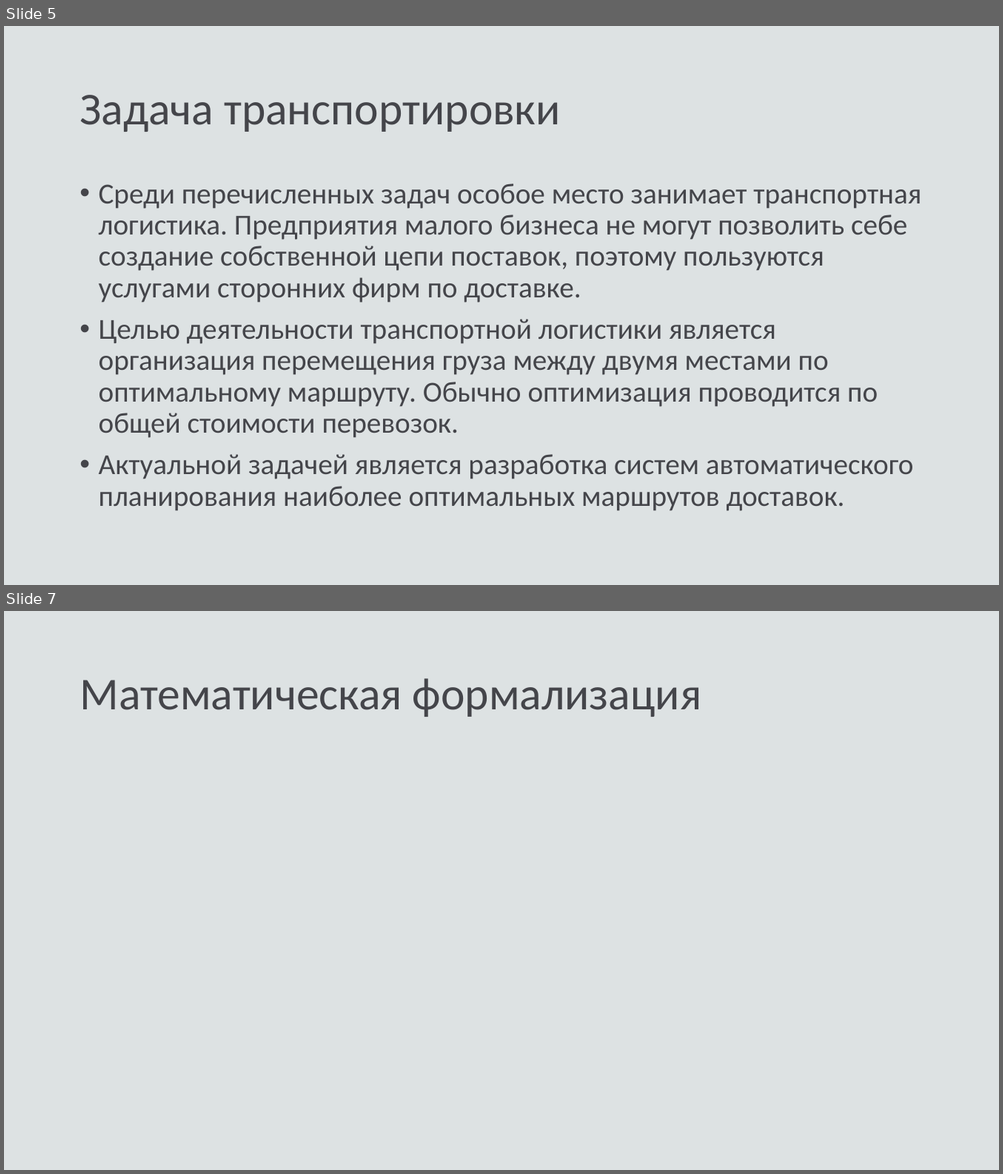
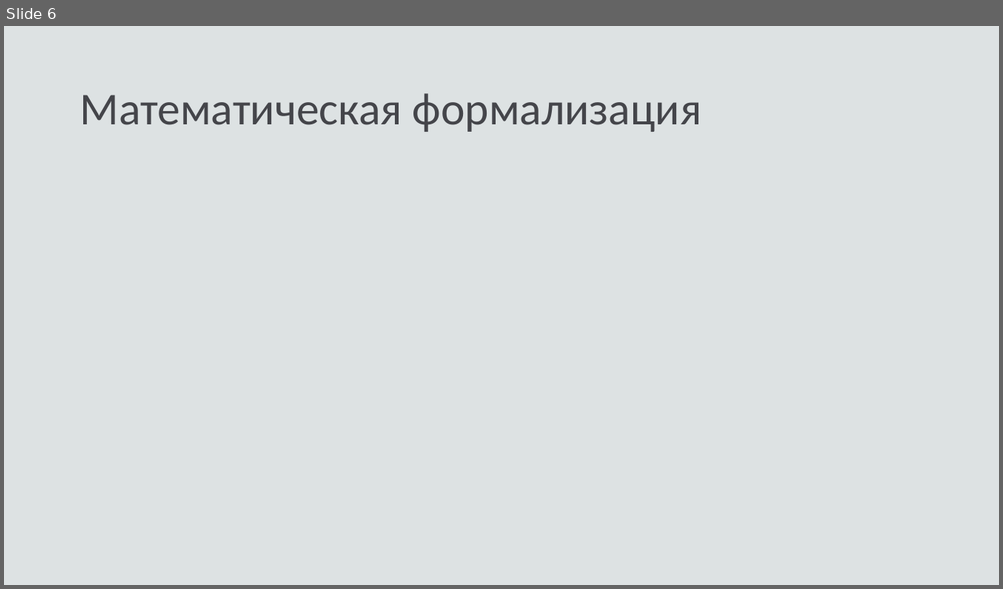
Before and after one commit to fairay/BachelorDiploma, a slide deck: presentation.pptx. Shown one above the other, each under a label of ours: slides 5 and 7 before the commit, slide 6 after it; the slides between them are not shown. The pictures are 1003x1174 and 1003x589 pixels, drawn with LibreOffice and Linux fonts; fonts in the diff are those of the drawing; grey boxes stand for pictures. Boxes give left, top, right and bottom in pixels: in the first picture for what was removed or moved away, otherwise in the second. Text is boxed around its words. In the diff, an @@ line names an element or a change of style, - is before the commit and + after.

```diff
--- a/presentation.pptx
+++ b/presentation.pptx
@@ slide 5 removed at [4, 26, 999, 585], background #DDE2E3 @@
@@ title removed at [79, 95, 560, 132] @@
-Задача транспортировки
@@ text removed at [99, 184, 921, 511] @@
-• Среди перечисленных задач особое место занимает транспортная логистика. Предприятия малого бизнеса не могут позволить себе создание собственной цепи поставок, поэтому пользуются услугами сторонних фирм по доставке.
-• Целью деятельности транспортной логистики является организация перемещения груза между двумя местами по оптимальному маршруту. Обычно оптимизация проводится по общей стоимости перевозок.
-• Актуальной задачей является разработка систем автоматического планирования наиболее оптимальных маршрутов доставок.
@@ what was slide 7 is now slide 6 @@
```
Also in this commit, not shown: 5 slides changed, 2 slides added, 1 other slide removed, 8 other files.
